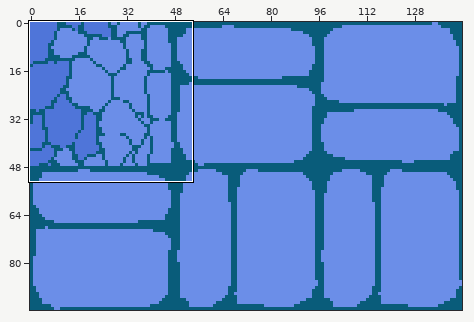
Two states of a sprite sheet, Sprites/Tilesets/Stonewall_R_UV.png. Above, an overview of the earlier version with the close-up marked.
Close-up. Old version:
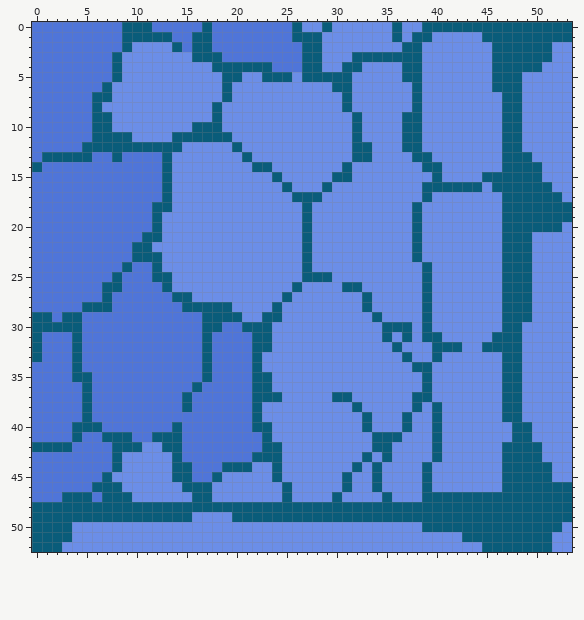
The file is 144x96 pixels. Shown: x 0..53, y 0..52.
Once edited:
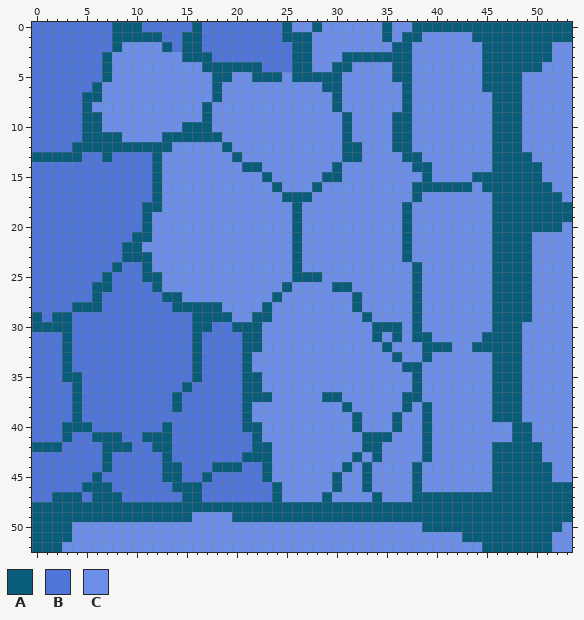
Palette (. is transparent): A #095c7a  B #4f75d9  C #6b8ee8
The exact change:
Changed rows in their new state; - is an unchanged pixel.
first column x 0:
 0 --------A--B----AB-------AC-AC-----AC-A--------
 1 --------A----B-A-B-------A--C------ACA-C----A--
 2 --------AC---ABA-B--------A-C-------A-C------A-
 3 -------AC------A--B-------A-C--A------C------A-
 4 -------AC--------A-----B--A-C-A-C---A-C------A-
 5 -------AC---------A-C-A--CA----C----A-C------A-
 6 ------AC----------AC---------A-C-----AC------A-
 7 -----A-C----------AC----------AC-----AC-------A
 8 -----AC----------AC-----------AC-----AC-------A
 9 -----A-C---------AC------------AC---A-C-------A
10 -----A-C-------A--C------------AC---A-C-------A
11 -----A---C---A-----C-----------AC---A-C-------A
12 ----A---------C----AC----------A-C--A-C-------A
13 A----B-AB---AC------AC---------A-C---A-C------A
14 B-----------AC-------A-C------AC------A-C-----A
15 ------------AC---------AC----A-C-------AC---A--
16 ------------AC----------AC--AC--------A-----CA-
17 ------------AC-----------A--C---------AC------A
18 -----------A-C------------AC---------AC-------A
19 -----------AC-------------AC---------AC-------A
20 -----------AC-------------AC---------AC-------A
21 ----------A-C-------------AC---------AC-------A
22 ---------A-C--------------AC---------AC-------A
23 ---------A--C-------------AC---------AC-------A
24 --------AB-AC-------------AC----------AC------A
25 -------AB--A-C------------A--C--------AC------A
26 ------A-B---AC-----------AC---A-C-----AC------A
27 ------AB-----A-C--------AC------AC----AC------A
28 ----A--B------A----C---AC-------AC----AC------A
29 -BA-B-----------A---C-A-C--------AC---AC------A
30 ----B-----------A-B-A--C----------A--CAC------A
31 B--AB-----------AB---A-C----------ACACA-C----A-
32 B--AB-----------AB---A-C-----------AC--A--C-A--
33 B--AB-----------AB---AC-------------AC-AC-----A
34 ---AB-----------AB---AC--------------A-C------A
35 ---A-B----------AB---A-C--------------AC------A
36 ----AB---------AB----A-C--------------AC------A
37 ----AB--------AB-----A--C----A-C-----A-C------A
38 ----AB--------AB-----AC--------AC----ACAC-----A
39 ----AB---------------AC---------AC--AC-AC-----A
40 ---A--B------AB------A-C--------AC--AC-AC------
41 ---AB-A--B-A--B-------AC---------A--C--AC------
42 ---B---A--BBA-B-------A-C--------A-C---AC-----A
43 -------ABBBBBAB------A--C-------ACAC---AC-----A
44 -------ABBBBBA-B--A--BBAC------ACAC---AC------A
45 ------ABBBBBBA-B-ABBBBBAC-----AC-AC---AC------A
46 -----A--BBBBBBA--BBBBBBBAC----AC-AC---AC------A
47 --A--BA--BBBBBBA-BBBBBBBAC---AC---AC--A--------
